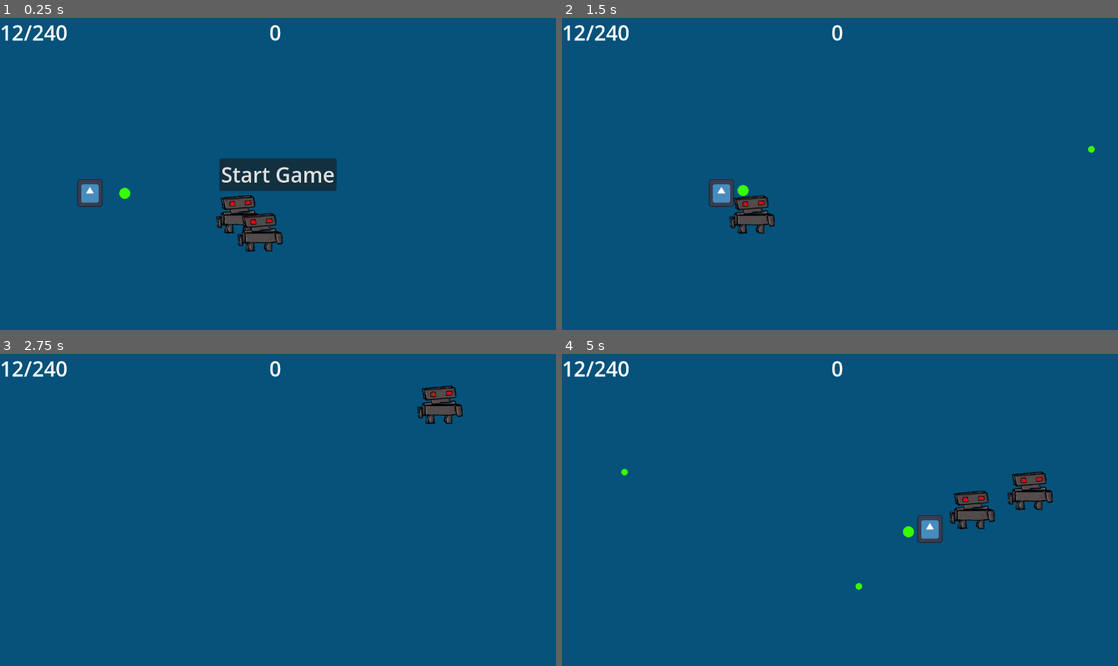
Above: before the commit, frames 1-4 (two rows, left to right).
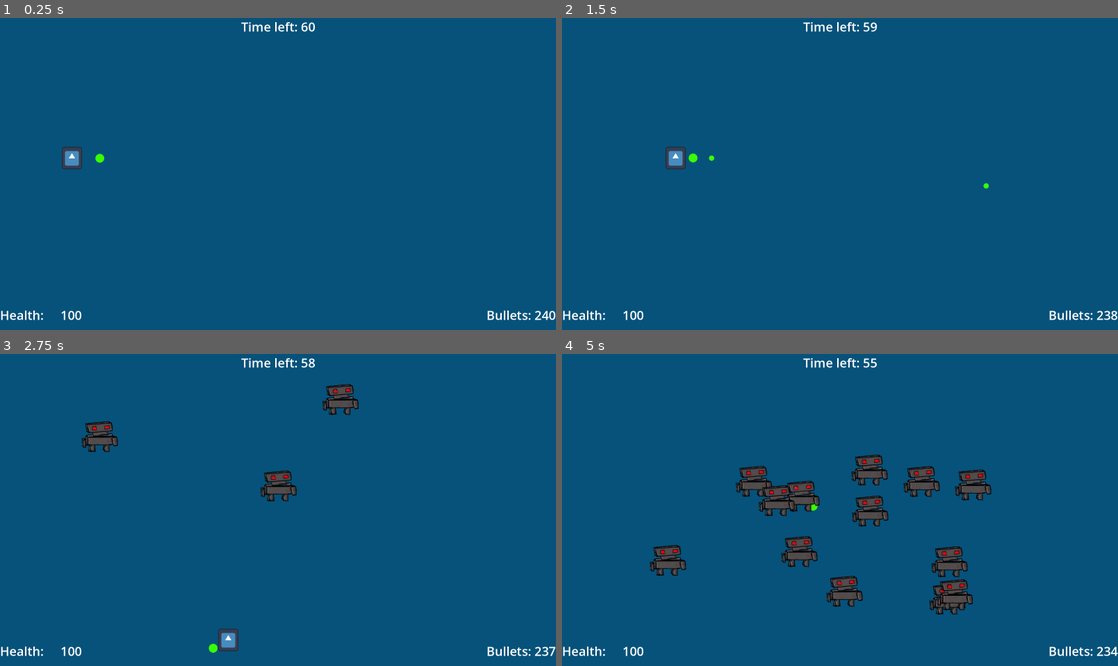
Above: after the commit, the same moments.

Repository: BujarMuharemi/game-jam-5
Game: Godot game, scene res://main.tscn
Two runs of this game, one before a commit and one after it. Both use one fixed random seed, a clock stepped at 60 frames per second and the inputs below. The engine's default icon, where the game draws it, is replaced by a stand-in: a white triangle on a blue panel in a dark square.
Inputs (mouse positions are in pixels of both pictures, inside the frame that each line leads up to):
- Up to frame 1 (0.25 s): no input
- Up to frame 2 (1.5 s): click (840, 174) at 0.5 s, where only the run before the commit has a clickable "Start Game"; move the mouse to (962, 158) at 1.27 s; hold Right (move_right) from 1.28 s (still down); click (962, 158) at 1.35 s
- Up to frame 3 (2.75 s): move the mouse to (166, 525) at 2.02 s; release Right (move_right) at 2.03 s; hold Down (move_down) from 2.03 s (still down); click (166, 525) at 2.1 s
- Up to frame 4 (5 s): move the mouse to (895, 441) at 2.77 s; release Down (move_down) at 2.78 s; hold Right (move_right) 2.78-3.53 s; click (895, 441) at 2.85 s; move the mouse to (812, 572) at 3.52 s; hold Up (move_up) 3.53-4.28 s; click (812, 572) at 3.6 s; move the mouse to (1006, 556) at 4.27 s; hold Left (move_left) from 4.28 s (still down); click (1006, 556) at 4.35 s

The runs differ from the first frame. In frame 1, 5.1% of the frame differs, in the area x 0-100%, y 1-97%; in frame 2, 2.4%; in frame 3, 3.2%; in frame 4, 8.3%.
Error before the commit: Parse Error: Expected indented block after function declaration. (res://main.gd:5)

Commit message:
added timer and bullets counter

Diff:
--- a/enemy/enemy.gd
+++ b/enemy/enemy.gd
@@ -1,6 +1,7 @@
 extends Area2D
 
 @export var speed = 2
+@export var damage = 2
 
 signal bullet_hit
 
--- a/enemy_spawner/EnemySpawner.gd
+++ b/enemy_spawner/EnemySpawner.gd
@@ -2,12 +2,13 @@
 
 @export var enemy_scene: PackedScene
 @export var spawnRate = 1
+@export var spawnTime = 1
 
 var rng = RandomNumberGenerator.new()
 
 # Called when the node enters the scene tree for the first time.
 func _ready():
-	pass # Replace with function body.
+	$Timer.set_wait_time(spawnTime)
 
 
 # Called every frame. 'delta' is the elapsed time since the previous frame.
@@ -18,9 +19,9 @@
 
 	for i in spawnRate:
 		var enemy = enemy_scene.instantiate()
-		#TODO: avoid spawning directly at player !
+		#TODO: avoid spawning directly at player ! do it w/ vector code from player
 		enemy.position.x += rng.randf_range(0, 1280)
 		enemy.position.y += rng.randf_range(0, 720)
-		print(enemy.position)
+		#print(enemy.position)
 
 		get_parent().add_child(enemy)
--- a/hud/hud.gd
+++ b/hud/hud.gd
@@ -1,22 +1,33 @@
 extends CanvasLayer
 
 signal start_game
+signal round_over
 
+var round_time = 60
+var bullets = 240
 # Called when the node enters the scene tree for the first time.
 func _ready():
-	pass # Replace with function body.
-
+	#pass # Replace with function body.
+	$GameTimer.start()
+	#get_parent().get_node("Player").connect("bullet_shot",update_bullets(bullets-1))
 
 # Called every frame. 'delta' is the elapsed time since the previous frame.
 func _process(delta):
+	#print($GameTimer.get_wait_time())
 	pass
 
 func update_bullets(bullets):
-	$Bullets.text = str(bullets)
-
-
+	$Bullets.text = "Bullets: "+str(bullets)
 
 
 func _on_start_game_pressed():
 	$StartGame.hide()
 	start_game.emit()
+
+
+func _on_game_timer_timeout():
+	if(round_time>0):
+		round_time-=1
+		$TimeLeft.text = "Time left: " + str(round_time)
+	else:
+		emit_signal("round_over")
--- a/hud/hud.tscn
+++ b/hud/hud.tscn
@@ -5,7 +5,7 @@
 [node name="HUD" type="CanvasLayer"]
 script = ExtResource("1_jwsui")
 
-[node name="Time" type="Label" parent="."]
+[node name="TimeLeft" type="Label" parent="."]
 anchors_preset = 5
 anchor_left = 0.5
 anchor_right = 0.5
@@ -13,9 +13,11 @@
 offset_right = 20.0
 offset_bottom = 26.0
 grow_horizontal = 2
-theme_override_font_sizes/font_size = 48
-text = "0
+theme_override_font_sizes/font_size = 36
+text = "Time left: 60
 "
+horizontal_alignment = 1
+vertical_alignment = 1
 
 [node name="Message" type="Label" parent="."]
 visible = false
@@ -36,6 +38,7 @@
 autostart = true
 
 [node name="StartGame" type="Button" parent="."]
+visible = false
 anchors_preset = 8
 anchor_left = 0.5
 anchor_top = 0.5
@@ -51,9 +54,51 @@
 text = "Start Game"
 
 [node name="Bullets" type="Label" parent="."]
-offset_right = 40.0
-offset_bottom = 23.0
-theme_override_font_sizes/font_size = 48
-text = "12/240"
+anchors_preset = 3
+anchor_left = 1.0
+anchor_top = 1.0
+anchor_right = 1.0
+anchor_bottom = 1.0
+offset_left = -154.0
+offset_top = -70.0
+grow_horizontal = 0
+grow_vertical = 0
+theme_override_font_sizes/font_size = 36
+text = "Bullets: 240"
 
+[node name="Control" type="Control" parent="."]
+layout_mode = 3
+anchors_preset = 2
+anchor_top = 1.0
+anchor_bottom = 1.0
+offset_top = -69.0
+offset_right = 255.0
+grow_vertical = 0
+
+[node name="Label" type="Label" parent="Control"]
+layout_mode = 1
+anchors_preset = 2
+anchor_top = 1.0
+anchor_bottom = 1.0
+offset_top = -70.0
+offset_right = 56.0
+grow_vertical = 0
+theme_override_font_sizes/font_size = 36
+text = "Health:"
+
+[node name="Label2" type="Label" parent="Control"]
+layout_mode = 1
+anchors_preset = 3
+anchor_left = 1.0
+anchor_top = 1.0
+anchor_right = 1.0
+anchor_bottom = 1.0
+offset_left = -81.0
+offset_top = -70.0
+grow_horizontal = 0
+grow_vertical = 0
+theme_override_font_sizes/font_size = 36
+text = "100"
+
+[connection signal="timeout" from="GameTimer" to="." method="_on_game_timer_timeout"]
 [connection signal="pressed" from="StartGame" to="." method="_on_start_game_pressed"]
--- a/main.gd
+++ b/main.gd
@@ -4,7 +4,8 @@
 # Called when the node enters the scene tree for the first time.
 func _ready():
 	#get_tree().paused = true
-	#$HUD.connect("start_game",game_started)
+	$HUD.connect("start_game",game_started)
+	$HUD.connect("round_over",round_over)
 
 # Called every frame. 'delta' is the elapsed time since the previous frame.
 func _process(delta):
@@ -12,4 +13,7 @@
 
 func game_started():
 	#get_tree().paused = true
-	pass
+	print("game started")
+
+func round_over():
+	print("round over")
--- a/main.tscn
+++ b/main.tscn
@@ -1,8 +1,7 @@
-[gd_scene load_steps=6 format=3 uid="uid://bqf6lw4ovmxdk"]
+[gd_scene load_steps=5 format=3 uid="uid://bqf6lw4ovmxdk"]
 
 [ext_resource type="PackedScene" uid="uid://bwwu5qt16yfoa" path="res://player/Player.tscn" id="1_ud884"]
 [ext_resource type="Script" path="res://main.gd" id="1_w421u"]
-[ext_resource type="PackedScene" uid="uid://b8v7kke37c442" path="res://enemy/enemy.tscn" id="2_vv2i6"]
 [ext_resource type="PackedScene" uid="uid://bjo555h12rjt0" path="res://enemy_spawner/enemy_spawner.tscn" id="3_fo8oq"]
 [ext_resource type="PackedScene" uid="uid://ccoojrxg86a8a" path="res://hud/hud.tscn" id="4_51441"]
 
@@ -11,13 +10,9 @@
 
 [node name="Player" parent="." instance=ExtResource("1_ud884")]
 position = Vector2(207, 403)
-
-[node name="Enemy4" parent="." instance=ExtResource("2_vv2i6")]
-position = Vector2(588, 457)
-
-[node name="Enemy5" parent="." instance=ExtResource("2_vv2i6")]
-position = Vector2(632, 501)
+speed = 600
 
 [node name="EnemySpawner" parent="." instance=ExtResource("3_fo8oq")]
+spawnRate = 4
 
 [node name="HUD" parent="." instance=ExtResource("4_51441")]
--- a/player/Player.gd
+++ b/player/Player.gd
@@ -2,10 +2,16 @@
 
 @export var speed = 600
 @export var bullet_scene: PackedScene
+@export var bullets = 240
+
 var screen_size
+var hud
+signal bullet_shot
 
 func _ready():
 	screen_size = get_viewport_rect().size
+	#get_parent().get_node("Player").connect("bullet_shot",update_bullets(bullets-1))
+	hud = get_parent().get_node("HUD")
 
 var A = Vector2(50,50)
 var B = Vector2(100, 100)
@@ -61,9 +67,18 @@
 		bullet.direction = global_position.direction_to(get_global_mouse_position())
 
 		get_parent().add_child(bullet) # adding it to the main scene
+		#emit_signal("bullet_shot")
+		bullets-=1
+		hud.update_bullets(bullets)
 
 	elif event is InputEventMouseMotion:
+		#TODO: add this code to when the player is also moving
 		var diff = event.position - position
 		diff =  position.direction_to(event.position)
 		$Gun.position = diff*50
 		#print("Mouse Click/Unclick at: ", event.position)
+
+
+
+func _on_area_2d_area_entered(area):
+	print("touched player:",area)
--- a/player/Player.tscn
+++ b/player/Player.tscn
@@ -7,6 +7,9 @@
 
 [sub_resource type="RectangleShape2D" id="RectangleShape2D_bjlge"]
 size = Vector2(58, 64)
+
+[sub_resource type="RectangleShape2D" id="RectangleShape2D_myw3c"]
+size = Vector2(58, 63)
 
 [node name="Player" type="CharacterBody2D"]
 script = ExtResource("1_4joht")
@@ -26,3 +29,11 @@
 position = Vector2(80, 1)
 scale = Vector2(0.5, 0.5)
 texture = ExtResource("4_ept1d")
+
+[node name="Area2D" type="Area2D" parent="."]
+
+[node name="CollisionShape2D" type="CollisionShape2D" parent="Area2D"]
+position = Vector2(-1, -0.5)
+shape = SubResource("RectangleShape2D_myw3c")
+
+[connection signal="area_entered" from="Area2D" to="." method="_on_area_2d_area_entered"]
--- a/project.godot
+++ b/project.godot
@@ -17,8 +17,8 @@
 
 [display]
 
-window/size/viewport_width=1280
-window/size/viewport_height=720
+window/size/viewport_width=1600
+window/size/viewport_height=900
 window/size/resizable=false
 
 [input]
Not shown: 1 places in player/Player.tscn that only renumber resources
Not shown, changed: README.md
